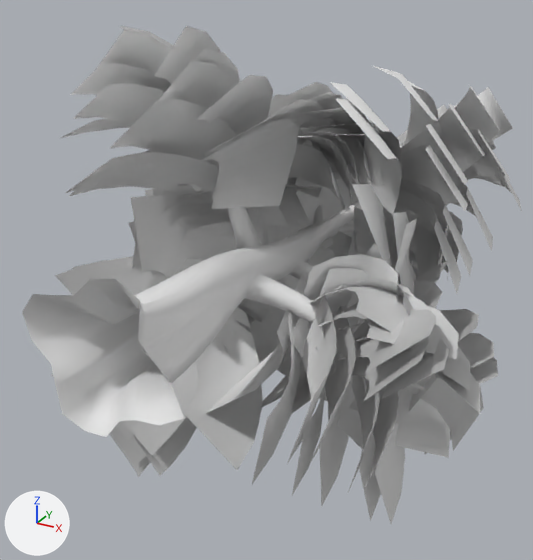
An edit to the FBX model Assets/3D/Arbol3.fbx, drawn before and after from the same camera.
Both versions are drawn from a 50 mm lens placed at (2.33, -2.46, 1.89), pointed at (-0.03, 1.83, -0.25). The axes (+X, +Y, +Z) are drawn at lower left. The lights are the same throughout. Where no turn or scale is listed for an object, it has been applied to the vertices. Vertices at the same position are counted once.

The scene before the commit, as lines of its bpy script (objects in view):
```python
me_tree_0 = bpy.data.meshes.new('Tree_0')
me_tree_0.from_pydata(...)  # 761 vertices, 1359 faces; spans x -1.1..1.36, y 0.0..3.93, z -1.16..1.08
me_tree_1 = bpy.data.meshes.new('Tree_1')
me_tree_1.from_pydata(...)  # 3360 vertices, 2800 faces; spans x -1.53..1.74, y 0.42..3.98, z -1.57..1.51
ob_tree_0 = bpy.data.objects.new('Tree_0', me_tree_0)
ob_tree_0.location = (0.0, 0.0, 0.0)
ob_tree_1 = bpy.data.objects.new('Tree_1', me_tree_1)
ob_tree_1.location = (0.0, 0.0, 0.0)
```
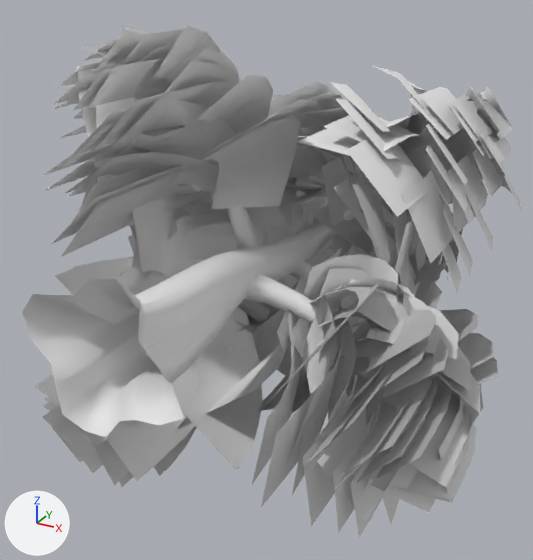
Changed parts and their boxes (x1, y1, x2, y2) in the pictures (533 x 560 px):
```json
{"object": "Tree_1", "change": "reshaped", "before": [51, 26, 522, 524], "after": [35, 26, 522, 537]}
{"part": 1, "of": "me_tree_1", "change": "added", "after": [35, 29, 513, 537]}
```

Scene script edits in JSON lines:
```json
{"block": "me_tree_1", "where": "# used by ob_tree_1; location = (0.0, 0.0, 0.0)"}
{"op": "remove", "block": "me_tree_1", "code": "me_tree_1.from_pydata(...)  # 3360 vertices, 2800 faces; spans x -1.53..1.74, y 0.42..3.98, z -1.57..1.51"}
{"op": "add", "block": "me_tree_1", "code": "me_tree_1.from_pydata(...)  # 6720 vertices, 5600 faces; spans x -1.53..1.74, y 0.15..4.02, z -1.57..1.51"}
{"block": "me_tree_1", "change": "me_tree_1 part 1: 3360 vertices added at x -1.43..1.74, y 0.15..4.02, z -1.5..1.46"}
```
